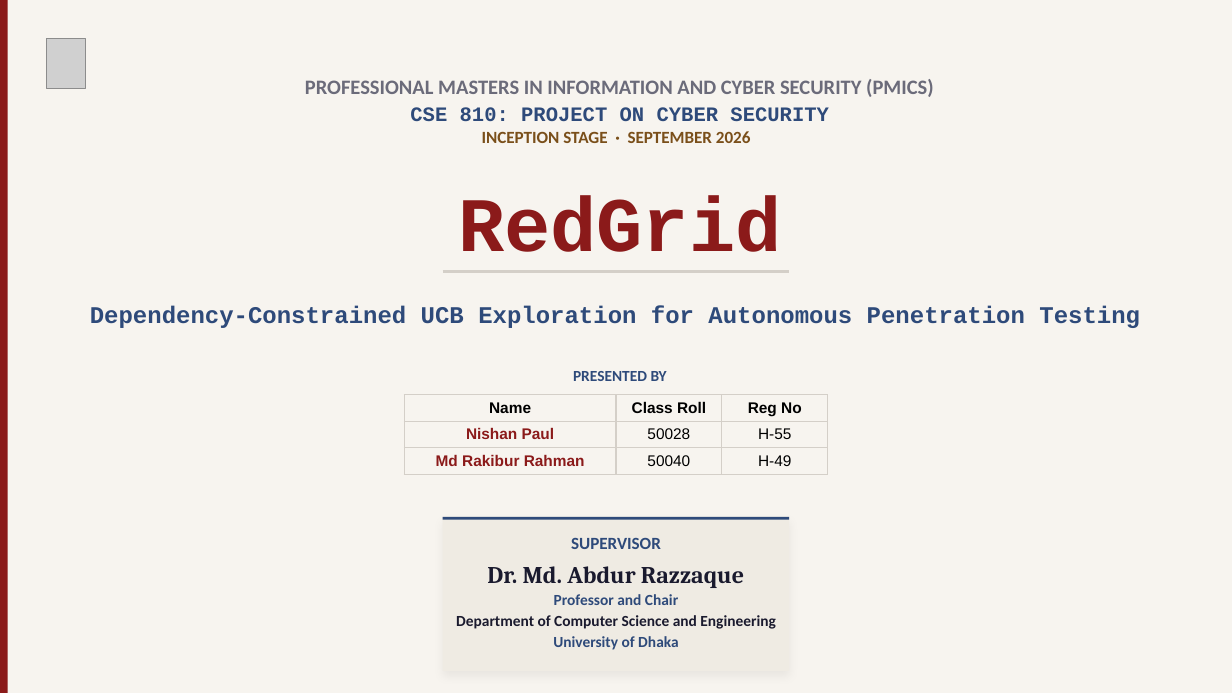
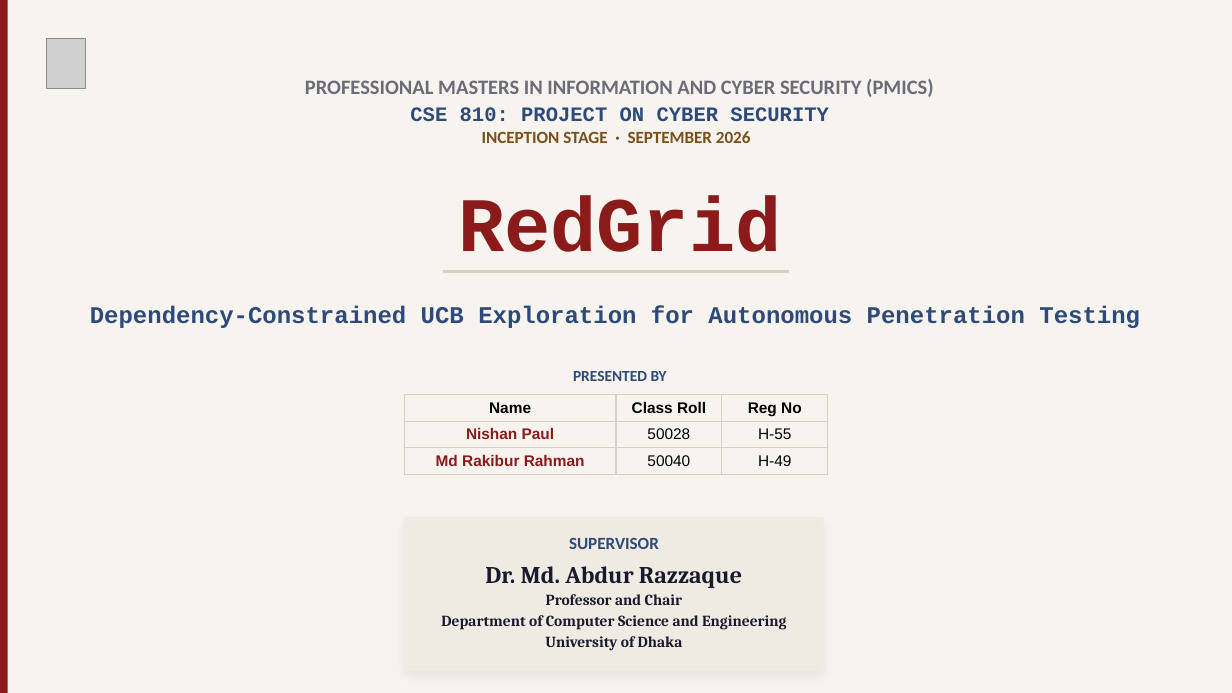
Before and after one commit to nishan-paul-hello/cmatrix-agentic-red-team, a slide deck: slide 1 of docs/presentation/CSE-810-PRESENTATION-INCEPTION.pptx. Drawn at 1232x693 pixels with LibreOffice and Linux fonts; fonts in the diff are those of the drawing; grey boxes stand for pictures. Boxes give left, top, right and bottom in pixels: in the first picture for what was removed or moved away, otherwise in the second. Text is boxed around its words. In the diff, an @@ line names an element or a change of style, - is before the commit and + after.

Commit message:
docs: update inception presentation slides and PDF document

```diff
--- a/docs/presentation/CSE-810-PRESENTATION-INCEPTION.pptx
+++ b/docs/presentation/CSE-810-PRESENTATION-INCEPTION.pptx
@@ rectangle: place and size @@
-rectangle at <box>442,517,788,671</box>
+rectangle at <box>404,517,823,671</box>
@@ rectangle removed at <box>442,517,788,520</box> @@
@@ text "Professor and Chair": place and size @@
-text "Professor and Chair" at <box>554,594,678,605</box>
+text "Professor and Chair" at <box>546,594,683,605</box>
@@ text "Professor and Chair" at <box>546,594,683,605</box>: font Calibri to Cambria, text colour #2E4A7A to #1A1A2E @@
@@ text "Department of Computer Science and ...": place and size @@
-text "Department of Computer Science and ..." at <box>456,615,775,629</box>
+text "Department of Computer Science and ..." at <box>441,615,786,630</box>
@@ text "Department of Computer Science and ..." at <box>441,615,786,630</box>: font Calibri to Cambria @@
@@ text "University of Dhaka" at <box>545,636,683,651</box>: font Calibri to Cambria, text colour #2E4A7A to #1A1A2E @@
@@ text "University of Dhaka": place and size @@
-text "University of Dhaka" at <box>553,636,678,650</box>
+text "University of Dhaka" at <box>545,636,683,651</box>
```
Also in this commit, not shown: 1 other file.
